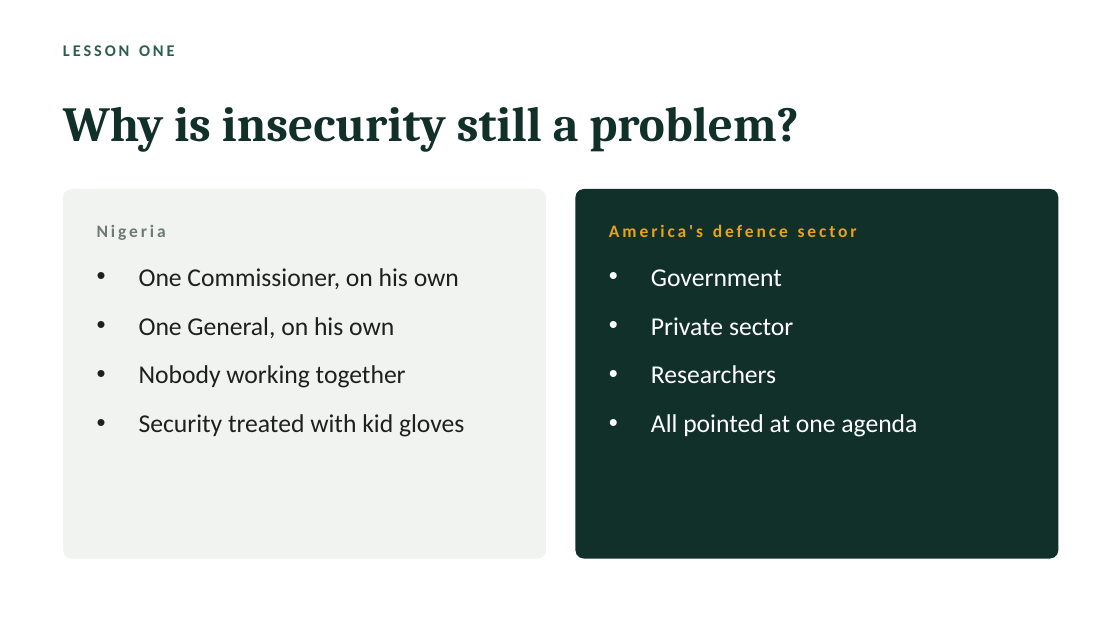
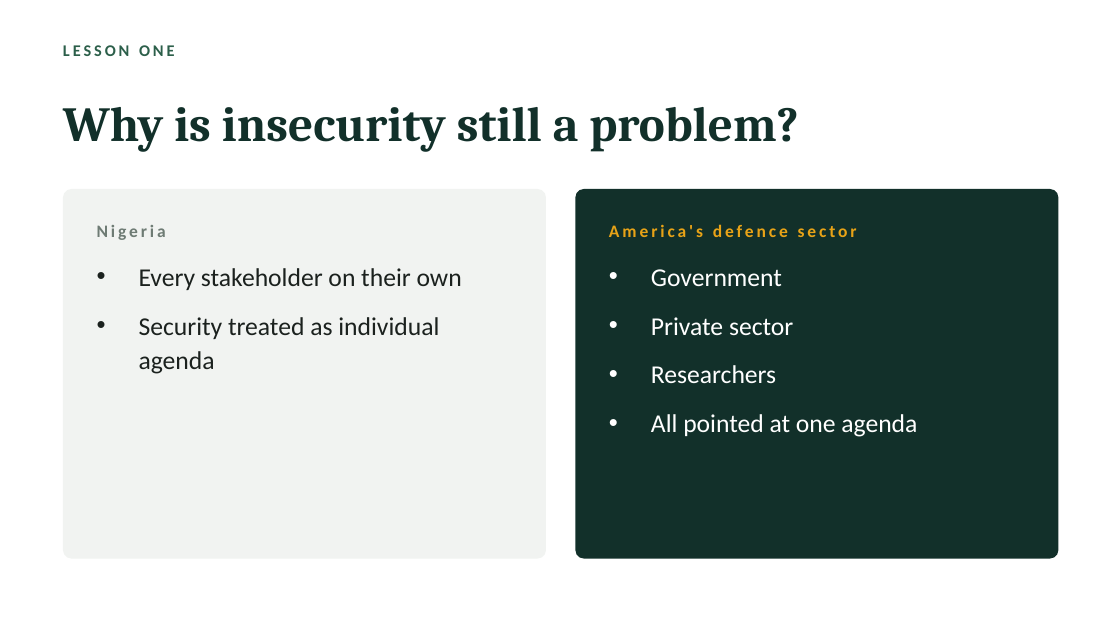
Before and after one commit to RAINigeria/study, a slide deck: slide 6 of iesa.pptx. Drawn at 1120x630 pixels with LibreOffice and Linux fonts; fonts in the diff are those of the drawing. Boxes give left, top, right and bottom in pixels: in the first picture for what was removed or moved away, otherwise in the second. Text is boxed around its words. In the diff, an @@ line names an element or a change of style, - is before the commit and + after.

```diff
--- a/iesa.pptx
+++ b/iesa.pptx
@@ text at <box>139,268,462,374</box>: text changed @@
-• One Commissioner, on his own
-• One General, on his own
-• Nobody working together
-• Security treated with kid gloves
+• Every stakeholder on their own
+• Security treated as individual agenda
```
Also in this commit, not shown: 15 other slides changed, 2 slides added, 1 other file.
